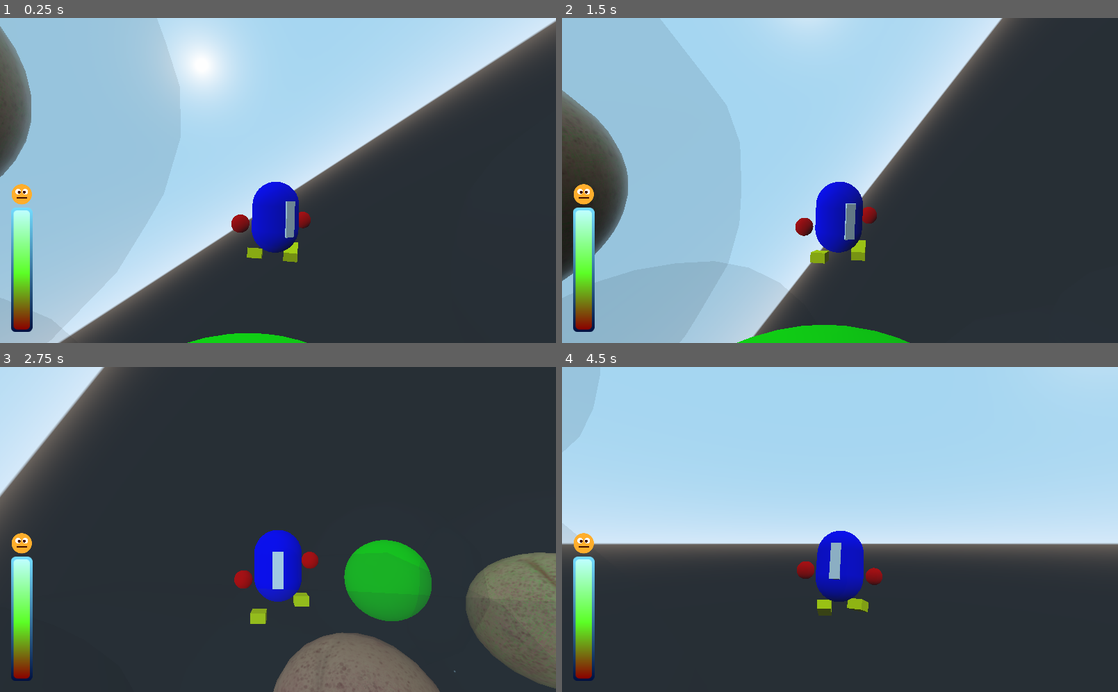
Above: before the commit, frames 1-4 (two rows, left to right).
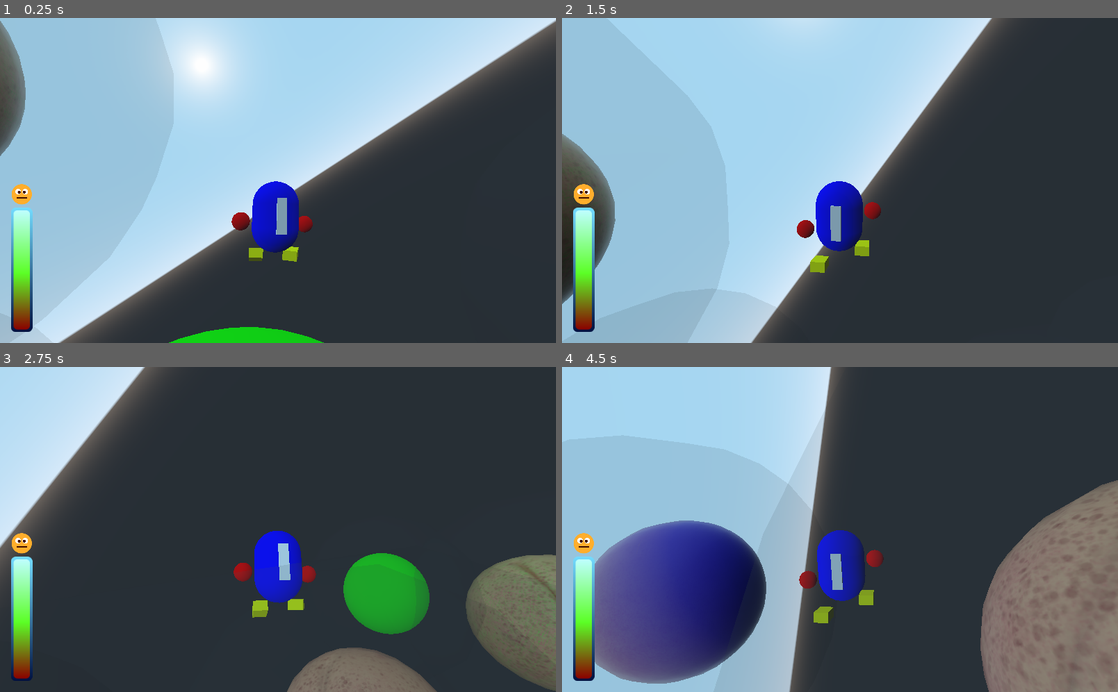
Above: after the commit, the same moments.

Repository: Sacristan/ASStro
Game: Godot game, scene res://scenes/levels/level3.tscn
The game is run twice, just before and just after one commit, with the same random seed, the same clock (stepped at 60 frames per second) and the same inputs. This scene is started directly instead of the project's main scene. The engine's default icon, where the game draws it, is replaced by a stand-in: a white triangle on a blue panel in a dark square.
Inputs (mouse positions are in pixels of both pictures, inside the frame that each line leads up to):
- Up to frame 1 (0.25 s): no input
- Up to frame 2 (1.5 s): tap Enter at 0.5 s; move the mouse to (867, 180) at 0.52 s; hold W (move_forward) from 0.53 s (still down); right-click (867, 180) at 0.6 s; click (867, 180) at 0.77 s; move the mouse to (812, 180) at 1.27 s; tap Space at 1.35 s
- Up to frame 3 (2.75 s): keep holding W (move_forward); click (250, 529) at 1.52 s; move the mouse to (289, 523) at 2.02 s; right-click (289, 523) at 2.1 s
- Up to frame 4 (4.5 s): keep holding W (move_forward); move the mouse to (834, 536) at 2.77 s; tap Space at 2.85, 4.35 s; click (834, 536) at 3.02 s; move the mouse to (878, 532) at 3.52 s; right-click (878, 532) at 3.6 s; click (878, 532) at 3.77 s; move the mouse to (795, 526) at 4.27 s

The runs differ from the first frame. In frame 1, 2.1% of the frame differs, in the area x 0-59%, y 0-100%; in frame 2, 6.4%; in frame 3, 9.9%; in frame 4, 69%, in the area x 0-100%, y 0-100%.

Commit message:
adjust levels

Diff:
--- a/AstroSomething/scenes/levels/level3.tscn
+++ b/AstroSomething/scenes/levels/level3.tscn
@@ -33,17 +33,18 @@
 transform = Transform( 40, 0, 0, 0, 40, 0, 0, 0, 40, 116.724, -79.099, -25.4048 )
 
 [node name="ASSteroid2" parent="." instance=ExtResource( 1 )]
-transform = Transform( 40, 0, 0, 0, 40, 0, 0, 0, 40, 13.4705, 23.7191, 12.3144 )
+transform = Transform( 40, 0, 0, 0, 40, 0, 0, 0, 40, 9.19128, 23.7191, 12.3144 )
 
 [node name="ASSteroid3" parent="." instance=ExtResource( 1 )]
-transform = Transform( 40, 0, 0, 0, 40, 0, 0, 0, 40, 53.5289, 72.2624, 12.3144 )
+transform = Transform( 40, 0, 0, 0, 40, 0, 0, 0, 40, 53.5289, 74.424, 12.3144 )
 
 [node name="ASSteroid5" parent="." instance=ExtResource( 1 )]
-transform = Transform( 25, 0, 0, 0, 25, 0, 0, 0, 25, 121.175, 0.376125, 12.3144 )
+transform = Transform( 25, 0, 0, 0, 25, 0, 0, 0, 25, 122.525, 0.376125, 12.3144 )
 
 [node name="Planetoid" parent="." instance=ExtResource( 3 )]
 transform = Transform( 40, 0, 0, 0, 40, 0, 0, 0, 40, 72.1659, 9.18611, 19.6165 )
-acceleration = 3.0
+acceleration = 30.0
 
 [node name="Planetoid2" parent="." instance=ExtResource( 3 )]
 transform = Transform( 30, 0, 0, 0, 30, 0, 0, 0, 30, 76.1768, -64.7519, -43.1404 )
+acceleration = 30.0
